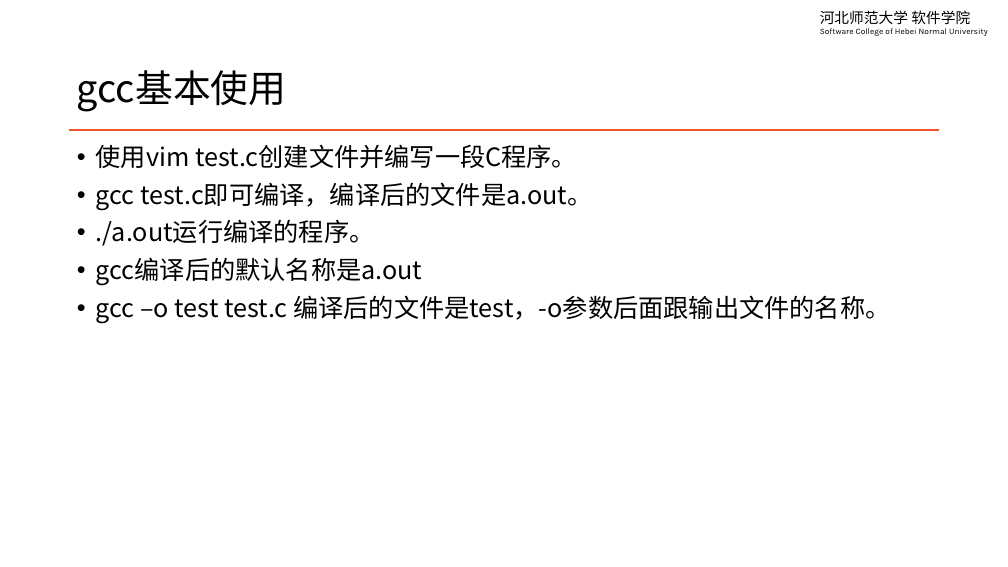
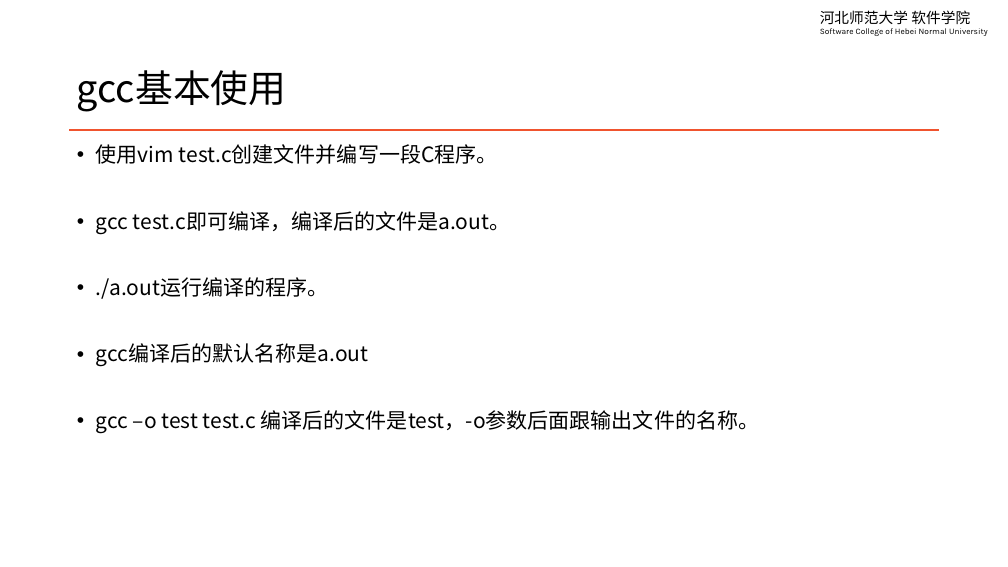
Before and after one commit to edu2act/course-linux-system, a slide deck: slide 6 of materials/slides/ch15-vim-and-linux-c-programming.pptx (slide 3 before the commit). Drawn at 1008x567 pixels with LibreOffice and Linux fonts; fonts in the diff are those of the drawing. Boxes give left, top, right and bottom in pixels: in the first picture for what was removed or moved away, otherwise in the second. Text is boxed around its words. In the diff, an @@ line names an element or a change of style, - is before the commit and + after.

```diff
--- a/materials/slides/ch15-vim-and-linux-c-programming.pptx
+++ b/materials/slides/ch15-vim-and-linux-c-programming.pptx
@@ text "使用vim test.c创建文件并编写一段C程序。" at box(96, 144, 759, 433): size 24 to 20 pt @@
```
Also in this commit, not shown: 2 other slides changed, 3 slides added, 3 slides removed.
